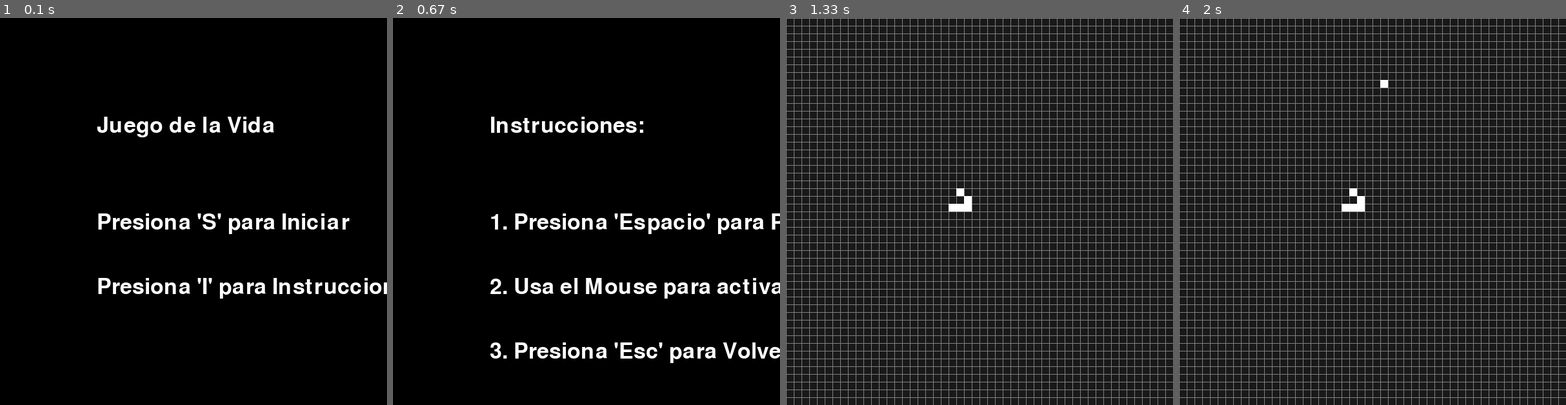
Above: before the commit, frames 1-4 (left to right).
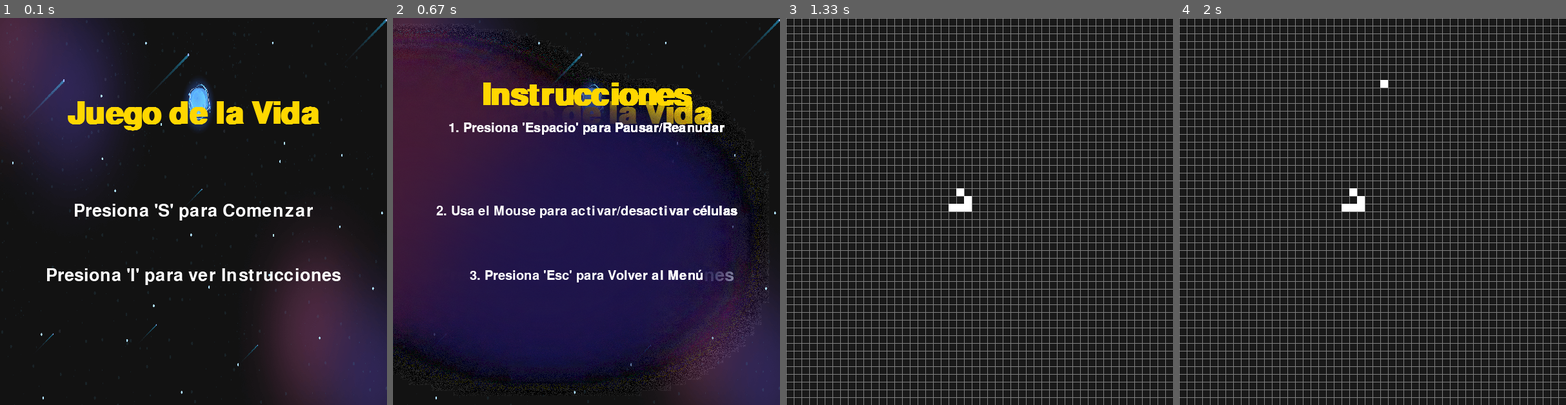
Above: after the commit, the same moments.

Repository: SHA-Arg/My-First-Games-Python
Game: pygame game, started from GameOfLife.py
The game is run twice, just before and just after one commit, with the same random seed, the same clock (stepped at 60 frames per second) and the same inputs.
Inputs (mouse positions are in pixels of both pictures, inside the frame that each line leads up to):
- Up to frame 1 (0.1 s): no input
- Up to frame 2 (0.67 s): tap I at 0.33 s
- Up to frame 3 (1.33 s): tap Esc at 0.67 s; tap S at 1 s
- Up to frame 4 (2 s): tap Space at 1.33 s; click (1380, 79) at 1.8 s

The runs differ from the first frame. In frame 1, 38% of the frame differs, in the area x 0-100%, y 0-100%; in frame 2, 80%; in frame 3, nothing differs; in frame 4, nothing differs.

Commit message:
Update de menu y mejoras

Diff:
--- a/Packages/Game.py
+++ b/Packages/Game.py
@@ -35,7 +35,19 @@
     return newGameState
 
 
-def draw_text(screen, text, position, size=50, color=(255, 255, 255)):
-    font = pygame.font.Font(None, size)
+def draw_text(screen, text, position, size=30, color=(255, 255, 255), font_name=None, bold=False, italic=False):
+    # Cargar la fuente, si se proporciona un nombre, usa esa fuente
+    font = pygame.font.Font(font_name, size)
+
+    # Aplicar estilos si es necesario
+    font.set_bold(bold)
+    font.set_italic(italic)
+
+    # Renderizar el texto
     text_surface = font.render(text, True, color)
-    screen.blit(text_surface, position)
+
+    # Obtener el rectángulo del texto y centrarlo en la posición proporcionada
+    rect = text_surface.get_rect(center=position)
+
+    # Dibujar el texto en la pantalla
+    screen.blit(text_surface, rect)
--- a/Packages/Menu.py
+++ b/Packages/Menu.py
@@ -1,11 +1,107 @@
+# import pygame
+# import pygame_menu
+
+
+# def main_menu(screen, width, height):
+#     # Cargar la imagen de fondo
+# background_image = pygame.image.load('imgs\banner-bg.png')
+# background_image = pygame.transform.scale(
+#     background_image, (width, height))
+
+#     # Crear el menú usando pygame_menu
+#     menu = pygame_menu.Menu('Juego de la Vida', width, height,
+#                             theme=pygame_menu.themes.THEME_DARK)
+
+#     # Agregar botones al menú
+#     menu.add_button('Comenzar Juego', start_game)
+#     menu.add_button('Instrucciones', show_instructions)
+#     menu.add_button('Salir', pygame_menu.events.EXIT)
+
+#     # Ejecutar el menú
+#     menu.mainloop(screen, bgfun=lambda: screen.blit(background_image, (0, 0)))
+
+
+# def start_game():
+#     return 'start'
+
+
+# def show_instructions():
+#     return 'instructions'
+
+
+# def instructions(screen, width, height):
+#     showing_instructions = True
+
+#     # Cargar la imagen de fondo
+
+# background_image = pygame.image.load('imgs\color-sharp.png')
+# background_image = pygame.transform.scale(
+#     background_image, (width, height))
+
+#     while showing_instructions:
+#         for event in pygame.event.get():
+#             if event.type == pygame.QUIT:
+#                 pygame.quit()
+#                 return False
+#             if event.type == pygame.KEYDOWN:
+#                 if event.key == pygame.K_ESCAPE:
+#                     return True
+
+#         screen.blit(background_image, (0, 0))
+
+#         draw_text(screen, "Instrucciones:", (width // 2,
+#                   height // 4), size=40, color=(255, 255, 0))
+#         draw_text(screen, "1. Presiona 'Espacio' para Pausar/Reanudar",
+#                   (width // 5, height // 2), size=30, color=(255, 255, 255))
+#         draw_text(screen, "2. Usa el Mouse para activar/desactivar células",
+#                   (width // 5, height // 1.5), size=30, color=(255, 255, 255))
+#         draw_text(screen, "3. Presiona 'Esc' para Volver al Menú",
+#                   (width // 5, height // 1.2), size=30, color=(255, 255, 255))
+#         pygame.display.flip()
+
+
+# def draw_text(screen, text, position, size=50, color=(255, 255, 255)):
+#     font = pygame.font.Font(None, size)
+#     text_surface = font.render(text, True, color)
+#     rect = text_surface.get_rect(center=position)
+#     screen.blit(text_surface, rect)
+
+
+# def main():
+#     width, height = 1000, 1000
+#     screen = init_pygame(width, height)
+
+#     while True:
+#         menu_selection = main_menu(screen, width, height)
+#         if menu_selection == 'instructions':
+#             if not instructions(screen, width, height):
+#                 break
+#         elif menu_selection == 'start':
+#             # Aquí iría la lógica para iniciar el juego
+#             pass
+
+
+# def init_pygame(width, height):
+#     pygame.init()
+#     screen = pygame.display.set_mode((width, height))
+#     pygame.display.set_caption("Juego de la Vida")
+#     return screen
+
+
+# if __name__ == "__main__":
+#     main()
+
+from Packages.Menu import *
+from Packages.Game import *
+import numpy as np
 import pygame
-import numpy as np
-from Packages.Game import *
-from Packages.Menu import *
 
 
 def main_menu(screen, width, height):
     menu = True
+    background_image = pygame.image.load('./imgs/banner-bg.png')
+    background_image = pygame.transform.scale(
+        background_image, (width, height))
     while menu:
         for event in pygame.event.get():
             if event.type == pygame.QUIT:
@@ -17,17 +113,27 @@
                 if event.key == pygame.K_s:
                     return 'start'
 
-        screen.fill((0, 0, 0))
-        draw_text(screen, "Juego de la Vida", (width // 4, height // 4))
-        draw_text(screen, "Presiona 'S' para Iniciar",
-                  (width // 4, height // 2))
-        draw_text(screen, "Presiona 'I' para Instrucciones",
-                  (width // 4, height // 1.5))
+        screen.blit(background_image, (0, 0))
+
+        draw_text(screen, "Juego de la Vida", (width // 2, height //
+                  4), size=70, color=(255, 215, 0), bold=True)
+
+        # Dibujar las opciones del menú
+        draw_text(screen, "Presiona 'S' para Comenzar",
+                  (width // 2, height // 2), size=40, color=(255, 255, 255))
+        draw_text(screen, "Presiona 'I' para ver Instrucciones",
+                  (width // 2, height // 1.5), size=40, color=(255, 255, 255))
+
         pygame.display.flip()
 
 
 def instructions(screen, width, height):
     showing_instructions = True
+
+    background_image = pygame.image.load('./imgs/color-sharp.png')
+    background_image = pygame.transform.scale(
+        background_image, (width, height))
+
     while showing_instructions:
         for event in pygame.event.get():
             if event.type == pygame.QUIT:
@@ -37,12 +143,18 @@
                 if event.key == pygame.K_ESCAPE:
                     return True
 
-        screen.fill((0, 0, 0))
-        draw_text(screen, "Instrucciones:", (width // 4, height // 4))
+        screen.blit(background_image, (0, 0))
+
+        draw_text(screen, "Instrucciones", (width // 2, height //
+                  5), size=70, color=(255, 215, 0), bold=True)
+
+        # Dibujar las opciones del menú
+
         draw_text(screen, "1. Presiona 'Espacio' para Pausar/Reanudar",
-                  (width // 4, height // 2))
+                  (width // 2, height // 3.5), size=30, color=(255, 255, 255))
         draw_text(screen, "2. Usa el Mouse para activar/desactivar células",
-                  (width // 4, height // 1.5))
+                  (width // 2, height // 2), size=30, color=(255, 255, 255))
         draw_text(screen, "3. Presiona 'Esc' para Volver al Menú",
-                  (width // 4, height // 1.2))
+                  (width // 2, height // 1.5), size=30, color=(255, 255, 255))
+
         pygame.display.flip()
--- /dev/null
+++ b/requeriment.txt
@@ -0,0 +1,3 @@
+numpy == 2.1.0
+pygame == 1.9.6
+time == 1.0.0
Binary file added: imgs/banner-bg.png
Binary file added: imgs/color-sharp.png
